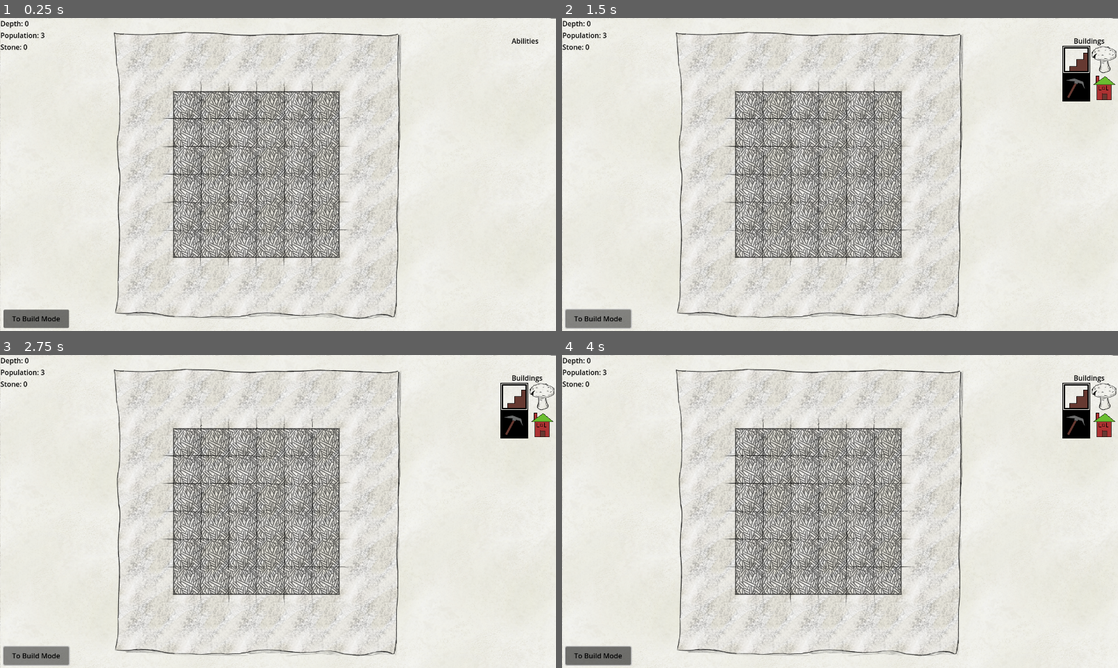
Above: before the commit, frames 1-4 (two rows, left to right).
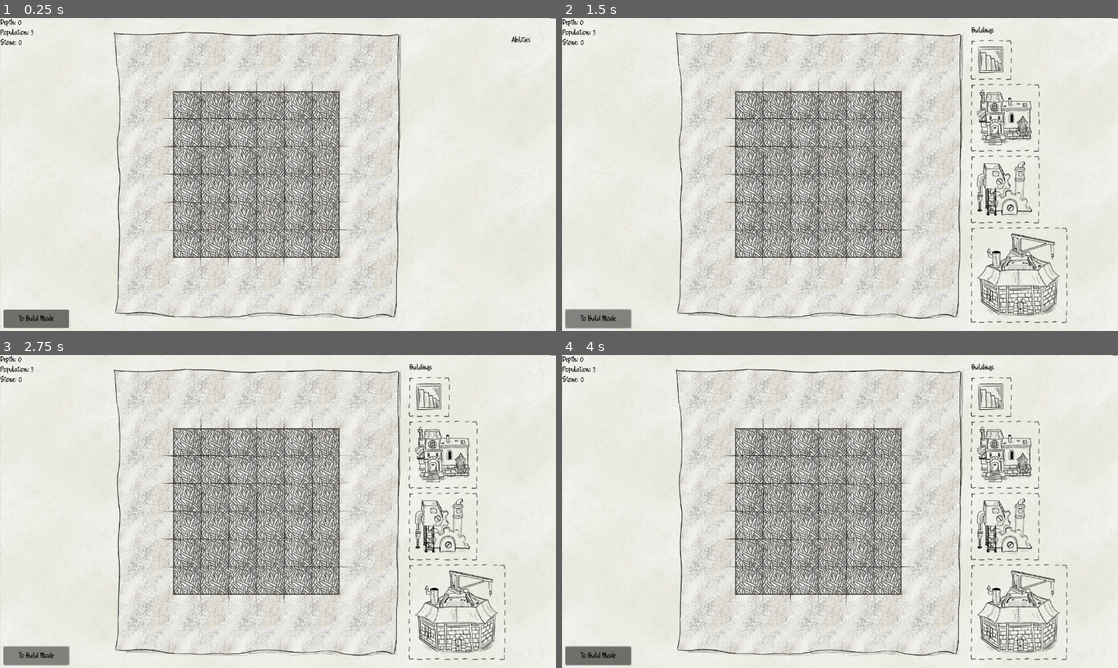
Above: after the commit, the same moments.

Repository: e-lain/MinesweeperDwarves
Game: Godot game, scene res://Main.tscn
The game is run twice, just before and just after one commit, with the same random seed, the same clock (stepped at 60 frames per second) and the same inputs.
Inputs (mouse positions are in pixels of both pictures, inside the frame that each line leads up to):
- Up to frame 1 (0.25 s): no input
- Up to frame 2 (1.5 s): click "To Build Mode" at 0.5 s; click "To Build Mode" at 1.25 s
- Up to frame 3 (2.75 s): click "To Build Mode" at 2 s
- Up to frame 4 (4 s): move the mouse to (962, 495) at 2.77 s; press the mouse at (962, 495) at 2.78 s; move the mouse to (728, 527) at 3.52 s; release the mouse at (728, 527) at 3.53 s; click (728, 527) at 3.6 s

The runs differ from the first frame. In frame 1, 0.4% of the frame differs, in the area x 0-97%, y 0-97%; in frame 2, 5.0%, in the area x 0-100%, y 0-98%; in frame 3, 5.0%; in frame 4, 5.0%.

Commit message:
Update Building Placement UI

Diff:
--- /dev/null
+++ b/BuildingData.gd
@@ -0,0 +1,57 @@
+class_name BuildingData
+
+enum Type {
+	HOUSE,
+	QUARRY,
+	STAIRCASE,
+	WORKSHOP,
+	WONDER
+}
+
+static var data = {
+	Type.HOUSE: {
+		"type": Type.HOUSE,
+		"name": "House",
+		"description": "Gain 2 Population",
+		"stone_cost": 10,
+		"population_cost": -2,
+		"size": 2,
+		"icon_path": "res://Assets/Buildings/HouseBuildingDownscaled.png"
+	},
+	Type.QUARRY: {
+		"type": Type.QUARRY,
+		"name": "Quarry",
+		"description": "Gain 4 Stone",
+		"stone_cost": -4,
+		"population_cost": 0,
+		"size": 2,
+		"icon_path": "res://Assets/Buildings/MiningBuildingDownscale.png"
+	},
+	Type.STAIRCASE: {
+		"type": Type.STAIRCASE,
+		"name": "Staircase",
+		"description": "Descend to next floor",
+		"stone_cost": 0,
+		"population_cost": 0,
+		"size": 1,
+		"icon_path": "res://Assets/Buildings/StairsDown.png"
+	},
+	Type.WORKSHOP: {
+		"type": Type.WORKSHOP,
+		"name": "Engineer's Workshop",
+		"description": "Gain Ability to Destroy Tiles ",
+		"stone_cost": 50,
+		"population_cost": 1,
+		"size": 3,
+		"icon_path": "res://Assets/Buildings/EngineerWorkshopBuildingDownscale.png"
+	},
+	Type.WONDER: {
+		"type": Type.WONDER,
+		"name": "TBD",
+		"description": "Win the Game",
+		"stone_cost": 100,
+		"population_cost": 5,
+		"size": 5,
+		"icon_path": "res://Assets/Buildings/EngineerWorkshopBuildingDownscale.png"
+	},
+}
--- a/Buildings/House.tscn
+++ b/Buildings/House.tscn
@@ -1,8 +1,8 @@
-[gd_scene load_steps=5 format=3 uid="uid://dkbgv2mekmwnh"]
+[gd_scene load_steps=5 format=3 uid="uid://b1jqrx2x08va2"]
 
 [ext_resource type="Script" path="res://Buildings/House.gd" id="1_pxe0k"]
 [ext_resource type="Material" uid="uid://nqpwbe45b8cn" path="res://Shaders/InvalidBuildingPlacement.tres" id="2_dpxss"]
-[ext_resource type="Texture2D" uid="uid://bh3pnfhvrijmv" path="res://Assets/PlaceholderHouse.png" id="3_cjr7o"]
+[ext_resource type="Texture2D" uid="uid://bowj44y12xpil" path="res://Assets/Buildings/HouseBuildingDownscaled.png" id="3_u8cda"]
 
 [sub_resource type="RectangleShape2D" id="RectangleShape2D_ynpqt"]
 size = Vector2(116, 112)
@@ -12,7 +12,7 @@
 
 [node name="Sprite2D" type="Sprite2D" parent="."]
 material = ExtResource("2_dpxss")
-texture = ExtResource("3_cjr7o")
+texture = ExtResource("3_u8cda")
 centered = false
 
 [node name="Area2D" type="Area2D" parent="."]
--- a/Buildings/Quarry.tscn
+++ b/Buildings/Quarry.tscn
@@ -2,7 +2,7 @@
 
 [ext_resource type="Script" path="res://Buildings/Quarry.gd" id="1_m84qh"]
 [ext_resource type="Material" uid="uid://nqpwbe45b8cn" path="res://Shaders/InvalidBuildingPlacement.tres" id="2_3al8u"]
-[ext_resource type="Texture2D" uid="uid://4pw7jurtbanu" path="res://Assets/PlaceholderQuarry.png" id="3_opcfs"]
+[ext_resource type="Texture2D" uid="uid://deskwms7mei6a" path="res://Assets/Buildings/MiningBuildingDownscale.png" id="3_gfwse"]
 
 [sub_resource type="RectangleShape2D" id="RectangleShape2D_ynpqt"]
 size = Vector2(116, 112)
@@ -12,7 +12,7 @@
 
 [node name="Sprite2D" type="Sprite2D" parent="."]
 material = ExtResource("2_3al8u")
-texture = ExtResource("3_opcfs")
+texture = ExtResource("3_gfwse")
 centered = false
 
 [node name="Area2D" type="Area2D" parent="."]
--- a/Buildings/Staircase.tscn
+++ b/Buildings/Staircase.tscn
@@ -2,7 +2,7 @@
 
 [ext_resource type="Script" path="res://Buildings/Staircase.gd" id="1_5g3kl"]
 [ext_resource type="Material" uid="uid://nqpwbe45b8cn" path="res://Shaders/InvalidBuildingPlacement.tres" id="2_l13se"]
-[ext_resource type="Texture2D" uid="uid://d0kw2ldkcn56a" path="res://Assets/PlaceholderStairs.png" id="3_nl27q"]
+[ext_resource type="Texture2D" uid="uid://cq1p5ky2322w8" path="res://Assets/Buildings/StairsDown.png" id="3_8vicp"]
 
 [sub_resource type="RectangleShape2D" id="RectangleShape2D_ynpqt"]
 size = Vector2(52, 49)
@@ -12,7 +12,7 @@
 
 [node name="Sprite2D" type="Sprite2D" parent="."]
 material = ExtResource("2_l13se")
-texture = ExtResource("3_nl27q")
+texture = ExtResource("3_8vicp")
 centered = false
 
 [node name="Area2D" type="Area2D" parent="."]
--- a/Buildings/ToolbarBuilding.gd
+++ b/Buildings/ToolbarBuilding.gd
@@ -1,29 +1,27 @@
-extends Sprite2D
+extends PanelContainer
+
+signal build(type: BuildingData.Type)
+
+@export var info_popup: BuildingInfoPopup
+@export var type: BuildingData.Type
+@onready var texture_rect: TextureRect = $MarginContainer/TextureRect
+
+var data
+
+func _ready():
+	data = BuildingData.data[type]
+	texture_rect.texture = load(data["icon_path"])
+
+func _on_mouse_entered():
+	info_popup.visible = true
+	info_popup.set_data(type)
 
 
-# Called when the node enters the scene tree for the first time.
-func _ready():
-	pass # Replace with function body.
+func _on_mouse_exited():
+	info_popup.visible = false
 
 
-# Called every frame. 'delta' is the elapsed time since the previous frame.
-func _process(delta):
-	pass
-
-
-func _on_control_mouse_entered():
-	var UINode = get_parent()
-	var tooltip = UINode.get_node("Tooltip")
-	tooltip.text = "Test building"
-	tooltip.show()
-
-func _on_control_mouse_exited():
-	var UINode = get_parent()
-	UINode.get_node("Tooltip").hide()
-
-
-func _on_control_gui_input(event):
+func _on_gui_input(event):
 	if event is InputEventMouseButton:
 		if event.is_action_pressed("left_click"):
-			print("test building clicked")
-			get_parent().get_parent().get_parent().build("test")
+			build.emit(type)
--- a/Buildings/ToolbarBuilding.tscn
+++ b/Buildings/ToolbarBuilding.tscn
@@ -1,21 +1,33 @@
-[gd_scene load_steps=3 format=3 uid="uid://dmmp1otl8dakg"]
+[gd_scene load_steps=5 format=3 uid="uid://dmmp1otl8dakg"]
 
-[ext_resource type="Texture2D" uid="uid://xboh6tjk056u" path="res://Assets/Buildings/mushroom.png" id="1_bulf4"]
 [ext_resource type="Script" path="res://Buildings/ToolbarBuilding.gd" id="2_6axoy"]
+[ext_resource type="Texture2D" uid="uid://j7h3rx30o7hw" path="res://Assets/UI/DottedLine9Patch.png" id="2_er5cs"]
+[ext_resource type="Texture2D" uid="uid://cq1p5ky2322w8" path="res://Assets/Buildings/StairsDown.png" id="3_a325v"]
 
-[node name="Building" type="Sprite2D"]
-texture = ExtResource("1_bulf4")
-centered = false
+[sub_resource type="StyleBoxTexture" id="StyleBoxTexture_nql7q"]
+texture = ExtResource("2_er5cs")
+texture_margin_left = 15.0
+texture_margin_top = 17.0
+texture_margin_right = 18.0
+texture_margin_bottom = 16.0
+axis_stretch_horizontal = 2
+axis_stretch_vertical = 2
+
+[node name="Building" type="PanelContainer"]
+offset_right = 64.0
+offset_bottom = 64.0
+size_flags_horizontal = 0
+size_flags_vertical = 4
+theme_override_styles/panel = SubResource("StyleBoxTexture_nql7q")
 script = ExtResource("2_6axoy")
 
-[node name="Control" type="Control" parent="."]
-layout_mode = 3
-anchors_preset = 15
-anchor_right = 1.0
-anchor_bottom = 1.0
-grow_horizontal = 2
-grow_vertical = 2
+[node name="MarginContainer" type="MarginContainer" parent="."]
+layout_mode = 2
 
-[connection signal="gui_input" from="Control" to="." method="_on_control_gui_input"]
-[connection signal="mouse_entered" from="Control" to="." method="_on_control_mouse_entered"]
-[connection signal="mouse_exited" from="Control" to="." method="_on_control_mouse_exited"]
+[node name="TextureRect" type="TextureRect" parent="MarginContainer"]
+layout_mode = 2
+texture = ExtResource("3_a325v")
+
+[connection signal="gui_input" from="." to="." method="_on_gui_input"]
+[connection signal="mouse_entered" from="." to="." method="_on_mouse_entered"]
+[connection signal="mouse_exited" from="." to="." method="_on_mouse_exited"]
--- a/Buildings/ToolbarHouse.tscn
+++ b/Buildings/ToolbarHouse.tscn
@@ -1,10 +1,10 @@
-[gd_scene load_steps=3 format=3 uid="uid://drqyga44lndxq"]
+[gd_scene load_steps=3 format=3 uid="uid://cuslw4fipvuhe"]
 
-[ext_resource type="Texture2D" uid="uid://3cwxcuf8gjes" path="res://Assets/PlaceholderBuilding.png" id="1_kspey"]
+[ext_resource type="Texture2D" uid="uid://bowj44y12xpil" path="res://Assets/Buildings/HouseBuildingDownscaled.png" id="1_7m440"]
 [ext_resource type="Script" path="res://Buildings/ToolbarHouse.gd" id="2_5xyob"]
 
 [node name="House" type="Sprite2D"]
-texture = ExtResource("1_kspey")
+texture = ExtResource("1_7m440")
 centered = false
 script = ExtResource("2_5xyob")
 
--- a/Buildings/ToolbarQuarry.tscn
+++ b/Buildings/ToolbarQuarry.tscn
@@ -1,11 +1,11 @@
-[gd_scene load_steps=3 format=3 uid="uid://beb8hfwwuwf7y"]
+[gd_scene load_steps=3 format=3 uid="uid://bi7tw4w7bafp6"]
 
-[ext_resource type="Texture2D" uid="uid://4pw7jurtbanu" path="res://Assets/PlaceholderQuarry.png" id="1_8au1x"]
+[ext_resource type="Texture2D" uid="uid://deskwms7mei6a" path="res://Assets/Buildings/MiningBuildingDownscale.png" id="1_lw8r0"]
 [ext_resource type="Script" path="res://Buildings/ToolbarQuarry.gd" id="2_nhh84"]
 
 [node name="Quarry" type="Sprite2D"]
 scale = Vector2(0.5, 0.5)
-texture = ExtResource("1_8au1x")
+texture = ExtResource("1_lw8r0")
 centered = false
 script = ExtResource("2_nhh84")
 
--- a/Buildings/ToolbarStaircase.tscn
+++ b/Buildings/ToolbarStaircase.tscn
@@ -1,10 +1,10 @@
 [gd_scene load_steps=3 format=3 uid="uid://lykhjbqcmwof"]
 
-[ext_resource type="Texture2D" uid="uid://d0kw2ldkcn56a" path="res://Assets/PlaceholderStairs.png" id="1_u7ia5"]
+[ext_resource type="Texture2D" uid="uid://cq1p5ky2322w8" path="res://Assets/Buildings/StairsDown.png" id="1_5tqsr"]
 [ext_resource type="Script" path="res://Buildings/ToolbarStaircase.gd" id="2_2k5tx"]
 
 [node name="Staircase" type="Sprite2D"]
-texture = ExtResource("1_u7ia5")
+texture = ExtResource("1_5tqsr")
 centered = false
 script = ExtResource("2_2k5tx")
 
--- a/Main.gd
+++ b/Main.gd
@@ -10,7 +10,7 @@
 
 var boards = []
 
-signal queue_building(building_name)
+signal queue_building(building_type: BuildingData.Type)
 
 func generate_board(difficulty: int):
 	var b = Board.instantiate()
@@ -44,9 +44,9 @@
 	get_node("CanvasLayer/UI/Resources/Stone").text = "Stone: %d" % [stone]
 	get_node("CanvasLayer/UI/Resources/Depth").text = "Depth: %d" % [depth]
 
-func build(building_name):
-	print("func build, building_name: ", building_name)
-	queue_building.emit(building_name)
+func build(type: BuildingData.Type):
+	print("func build, building_name: ", type)
+	queue_building.emit(type)
 
 func next_level():
 	print("MAIN SCENE RECEIVED NEXT LEVEL CALL")
--- a/Main.tscn
+++ b/Main.tscn
@@ -1,13 +1,12 @@
-[gd_scene load_steps=10 format=3 uid="uid://iqvlmmwy7d46"]
+[gd_scene load_steps=9 format=3 uid="uid://iqvlmmwy7d46"]
 
 [ext_resource type="Script" path="res://Main.gd" id="1_t2km6"]
-[ext_resource type="Theme" uid="uid://dyrton3joryca" path="res://UI.tres" id="2_b2qml"]
+[ext_resource type="Theme" uid="uid://b6iv3a38m6uhb" path="res://UI.tres" id="2_b2qml"]
 [ext_resource type="PackedScene" uid="uid://dmmp1otl8dakg" path="res://Buildings/ToolbarBuilding.tscn" id="3_22qjw"]
 [ext_resource type="Texture2D" uid="uid://c5ocuxxxsbgne" path="res://Assets/UI/UIMapBackgroundAndBorder.png" id="3_c74ye"]
 [ext_resource type="Script" path="res://BuildMenu.gd" id="4_4yfy1"]
-[ext_resource type="PackedScene" uid="uid://lykhjbqcmwof" path="res://Buildings/ToolbarStaircase.tscn" id="4_xtd47"]
-[ext_resource type="PackedScene" uid="uid://beb8hfwwuwf7y" path="res://Buildings/ToolbarQuarry.tscn" id="5_6wo4m"]
-[ext_resource type="PackedScene" uid="uid://drqyga44lndxq" path="res://Buildings/ToolbarHouse.tscn" id="6_8mp50"]
+[ext_resource type="FontFile" uid="uid://m1fwnp6qsmnn" path="res://Assets/UI/Quikhand.ttf" id="6_rv3xe"]
+[ext_resource type="PackedScene" uid="uid://doi658hn04jhv" path="res://UI/popup.tscn" id="7_703se"]
 [ext_resource type="Script" path="res://AbilityMenu.gd" id="9_3lmso"]
 
 [node name="Main" type="Node2D"]
@@ -69,32 +68,52 @@
 vertical_alignment = 1
 
 [node name="BuildMenu" type="Control" parent="CanvasLayer"]
-visible = false
 layout_mode = 3
-anchors_preset = 0
-offset_right = 40.0
-offset_bottom = 40.0
+anchors_preset = 15
+anchor_right = 1.0
+anchor_bottom = 1.0
+grow_horizontal = 2
+grow_vertical = 2
+mouse_filter = 2
 theme = ExtResource("2_b2qml")
 script = ExtResource("4_4yfy1")
 
-[node name="Staircase" parent="CanvasLayer/BuildMenu" instance=ExtResource("4_xtd47")]
-position = Vector2(1152, 64)
+[node name="VBoxContainer" type="VBoxContainer" parent="CanvasLayer/BuildMenu"]
+layout_mode = 1
+anchors_preset = -1
+anchor_left = 0.810156
+anchor_top = 0.0652778
+anchor_right = 0.810156
+anchor_bottom = 0.345833
+offset_left = -97.0
+offset_bottom = 299.0
+metadata/_edit_use_anchors_ = true
 
-[node name="Building" parent="CanvasLayer/BuildMenu" instance=ExtResource("3_22qjw")]
-position = Vector2(1216, 64)
+[node name="Staircase" parent="CanvasLayer/BuildMenu/VBoxContainer" node_paths=PackedStringArray("info_popup") instance=ExtResource("3_22qjw")]
+layout_mode = 2
+info_popup = NodePath("../../StaircasePopup")
+type = 2
 
-[node name="Quarry" parent="CanvasLayer/BuildMenu" instance=ExtResource("5_6wo4m")]
-position = Vector2(1152, 128)
+[node name="House" parent="CanvasLayer/BuildMenu/VBoxContainer" node_paths=PackedStringArray("info_popup") instance=ExtResource("3_22qjw")]
+layout_mode = 2
+info_popup = NodePath("../../HousePopup")
 
-[node name="House" parent="CanvasLayer/BuildMenu" instance=ExtResource("6_8mp50")]
-position = Vector2(1216, 128)
+[node name="Quarry" parent="CanvasLayer/BuildMenu/VBoxContainer" node_paths=PackedStringArray("info_popup") instance=ExtResource("3_22qjw")]
+layout_mode = 2
+info_popup = NodePath("../../QuarryPopup")
+type = 1
+
+[node name="Workshop" parent="CanvasLayer/BuildMenu/VBoxContainer" node_paths=PackedStringArray("info_popup") instance=ExtResource("3_22qjw")]
+layout_mode = 2
+info_popup = NodePath("../../WorkshopPopup")
+type = 3
 
 [node name="Label" type="Label" parent="CanvasLayer/BuildMenu"]
 layout_mode = 0
-offset_left = 1178.0
-offset_top = 41.0
-offset_right = 1249.0
-offset_bottom = 67.0
+offset_left = 943.0
+offset_top = 19.0
+offset_right = 1014.0
+offset_bottom = 45.0
 text = "Buildings"
 
 [node name="Tooltip" type="Label" parent="CanvasLayer/BuildMenu"]
@@ -104,10 +123,43 @@
 offset_top = 1.0
 offset_right = 1112.0
 offset_bottom = 105.0
+theme_override_fonts/font = ExtResource("6_rv3xe")
 text = "Test Building
 Cost - blah
 
 Wow this is a building, pretty neat"
+
+[node name="StaircasePopup" parent="CanvasLayer/BuildMenu" instance=ExtResource("7_703se")]
+visible = false
+layout_mode = 0
+offset_left = 736.0
+offset_top = 43.0
+offset_right = 936.0
+offset_bottom = 143.0
+
+[node name="HousePopup" parent="CanvasLayer/BuildMenu" instance=ExtResource("7_703se")]
+visible = false
+layout_mode = 0
+offset_left = 736.0
+offset_top = 149.0
+offset_right = 936.0
+offset_bottom = 249.0
+
+[node name="QuarryPopup" parent="CanvasLayer/BuildMenu" instance=ExtResource("7_703se")]
+visible = false
+layout_mode = 0
+offset_left = 736.0
+offset_top = 328.0
+offset_right = 936.0
+offset_bottom = 428.0
+
+[node name="WorkshopPopup" parent="CanvasLayer/BuildMenu" instance=ExtResource("7_703se")]
+visible = false
+layout_mode = 0
+offset_left = 736.0
+offset_top = 492.0
+offset_right = 936.0
+offset_bottom = 592.0
 
 [node name="AbilityMenu" type="Control" parent="CanvasLayer"]
 layout_mode = 3
@@ -126,3 +178,7 @@
 text = "Abilities"
 
 [connection signal="pressed" from="CanvasLayer/UI/EndLevelBtn" to="." method="_on_end_level_btn_pressed"]
+[connection signal="build" from="CanvasLayer/BuildMenu/VBoxContainer/Staircase" to="." method="build"]
+[connection signal="build" from="CanvasLayer/BuildMenu/VBoxContainer/House" to="." method="build"]
+[connection signal="build" from="CanvasLayer/BuildMenu/VBoxContainer/Quarry" to="." method="build"]
+[connection signal="build" from="CanvasLayer/BuildMenu/VBoxContainer/Workshop" to="." method="build"]
--- a/UI.tres
+++ b/UI.tres
@@ -1,4 +1,10 @@
-[gd_resource type="Theme" format=3 uid="uid://dyrton3joryca"]
+[gd_resource type="Theme" load_steps=2 format=3 uid="uid://b6iv3a38m6uhb"]
+
+[ext_resource type="FontFile" uid="uid://m1fwnp6qsmnn" path="res://Assets/UI/Quikhand.ttf" id="1_2yecv"]
 
 [resource]
 Label/colors/font_color = Color(0, 0, 0, 1)
+Label/fonts/font = ExtResource("1_2yecv")
+RichTextLabel/colors/default_color = Color(0, 0, 0, 1)
+RichTextLabel/font_sizes/normal_font_size = 20
+RichTextLabel/fonts/normal_font = ExtResource("1_2yecv")
--- /dev/null
+++ b/UI/popup.gd
@@ -0,0 +1,42 @@
+extends NinePatchRect
+class_name BuildingInfoPopup
+
+@onready var name_label: RichTextLabel = $NameLabel
+@onready var description_label: RichTextLabel = $DescriptionLabel
+
+@onready var population_box: HBoxContainer = $Costs/PopulationBox
+@onready var stone_box: HBoxContainer = $Costs/StoneBox
+
+@onready var population_icon: TextureRect = $Costs/PopulationBox/Population
+@onready var population_label: Label = $Costs/PopulationBox/Label
+
+@onready var stone_icon: TextureRect = $Costs/StoneBox/Stone
+@onready var stone_label: Label = $Costs/StoneBox/Label
+
+
+func set_data(type: BuildingData.Type):
+	var data = BuildingData.data[type]
+
+	name_label.text = data["name"]
+	description_label.text = data["description"]
+
+	var population_cost = data["population_cost"]
+	var stone_cost = data["stone_cost"]
+
+
+
+
+	if population_cost == 0:
+		population_box.visible = false
+	elif population_cost > 0:
+		population_label.text = str(-population_cost)
+
+	else:
+		population_label.text = str(-population_cost)
+
+	if stone_cost == 0:
+		stone_box.visible = false
+	elif stone_cost > 0:
+		stone_label.text = str(-stone_cost)
+	else:
+		stone_label.text = str(-stone_cost)
--- a/UI/popup.tscn
+++ b/UI/popup.tscn
@@ -1,10 +1,15 @@
-[gd_scene load_steps=2 format=3 uid="uid://doi658hn04jhv"]
+[gd_scene load_steps=6 format=3 uid="uid://doi658hn04jhv"]
 
 [ext_resource type="Texture2D" uid="uid://d0o6bpct5y38h" path="res://Assets/UI/Popup.png" id="1_ohmxe"]
+[ext_resource type="Theme" uid="uid://b6iv3a38m6uhb" path="res://UI.tres" id="1_u8v58"]
+[ext_resource type="Script" path="res://UI/popup.gd" id="2_p5i3d"]
+[ext_resource type="Texture2D" uid="uid://du5p0tvlhojks" path="res://Assets/UI/PopIcon.png" id="4_tfbb0"]
+[ext_resource type="Texture2D" uid="uid://ca5lct0ctr37m" path="res://Assets/UI/StoneIcon.png" id="5_abpn8"]
 
 [node name="Popup" type="NinePatchRect"]
 offset_right = 200.0
 offset_bottom = 100.0
+theme = ExtResource("1_u8v58")
 texture = ExtResource("1_ohmxe")
 patch_margin_left = 7
 patch_margin_top = 11
@@ -12,3 +17,67 @@
 patch_margin_bottom = 11
 axis_stretch_horizontal = 2
 axis_stretch_vertical = 2
+script = ExtResource("2_p5i3d")
+
+[node name="NameLabel" type="RichTextLabel" parent="."]
+layout_mode = 2
+anchor_right = 0.85
+anchor_bottom = 0.28
+offset_left = 10.0
+offset_top = 13.0
+offset_right = 11.0
+offset_bottom = 13.0
+text = "House"
+metadata/_edit_use_anchors_ = true
+
+[node name="DescriptionLabel" type="RichTextLabel" parent="."]
+layout_mode = 0
+offset_left = 10.0
+offset_top = 40.0
+offset_right = 188.0
+offset_bottom = 66.0
+theme_override_font_sizes/normal_font_size = 16
+text = "Grants 3 Population"
+
+[node name="Costs" type="HBoxContainer" parent="."]
+layout_mode = 0
+offset_left = 90.0
+offset_top = 65.0
+offset_right = 188.0
+offset_bottom = 105.0
+theme_override_constants/separation = 6
+alignment = 2
+
+[node name="PopulationBox" type="HBoxContainer" parent="Costs"]
+layout_mode = 2
+size_flags_vertical = 0
+theme_override_constants/separation = 0
+
+[node name="Population" type="TextureRect" parent="Costs/PopulationBox"]
+modulate = Color(0, 0, 0, 1)
+layout_mode = 2
+texture = ExtResource("4_tfbb0")
+expand_mode = 2
+stretch_mode = 4
+
+[node name="Label" type="Label" parent="Costs/PopulationBox"]
+layout_mode = 2
+text = "5"
+vertical_alignment = 2
+
+[node name="StoneBox" type="HBoxContainer" parent="Costs"]
+layout_mode = 2
+size_flags_vertical = 0
+theme_override_constants/separation = 0
+
+[node name="Stone" type="TextureRect" parent="Costs/StoneBox"]
+modulate = Color(0, 0, 0, 1)
+layout_mode = 2
+texture = ExtResource("5_abpn8")
+expand_mode = 2
+stretch_mode = 4
+
+[node name="Label" type="Label" parent="Costs/StoneBox"]
+layout_mode = 2
+text = "5"
+vertical_alignment = 2
--- a/board.gd
+++ b/board.gd
@@ -94,20 +94,17 @@
 	#	print("TODO: LEVEL WIN! BUILD MODE ENGAGED")
 	pass
 
-func _on_building_queue(building_name):
+func _on_building_queue(type: BuildingData.Type):
 	if build_mode and !placing:
 		placing = true
 		var building
-		if building_name == "test":
-			print("SIGNAL RECEIVED TO BUILD TEST BUILDING")
-			building = Building.instantiate()
-		if building_name == "staircase":
+		if type == BuildingData.Type.STAIRCASE:
 			print("SIGNAL RECEIVED TO BUILD STAIRCASE")
 			building = Staircase.instantiate()
-		if building_name == "quarry":
+		if type == BuildingData.Type.QUARRY:
 			print("SIGNAL RECEIVED TO BUILD QUARRY")
 			building = Quarry.instantiate()
-		if building_name == "house":
+		if type == BuildingData.Type.HOUSE:
 			print("SIGNAL RECEIVED TO BUILD HOUSE")
 			building = House.instantiate()
 		add_child(building)
Binary file added: Assets/UI/PopIcon.png
Not shown, added: Assets/UI/PopIcon.png.import
Binary file added: Assets/UI/Quikhand.ttf
Not shown, added: Assets/UI/Quikhand.ttf.import
Binary file added: Assets/UI/StoneIcon.png
Not shown, added: Assets/UI/StoneIcon.png.import
